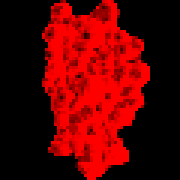
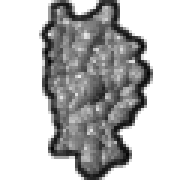
Comparing the layer stacks of the two (180, 180) images. Changes:
showed "outline", painted on it over [39, 0, 153, 180]
showed "Pasted Layer" over [42, 0, 150, 180]
hid "reflection" over [42, 0, 144, 177]
hid "color 1" over [42, 0, 150, 180]
hid "bg" over [0, 0, 180, 180]
